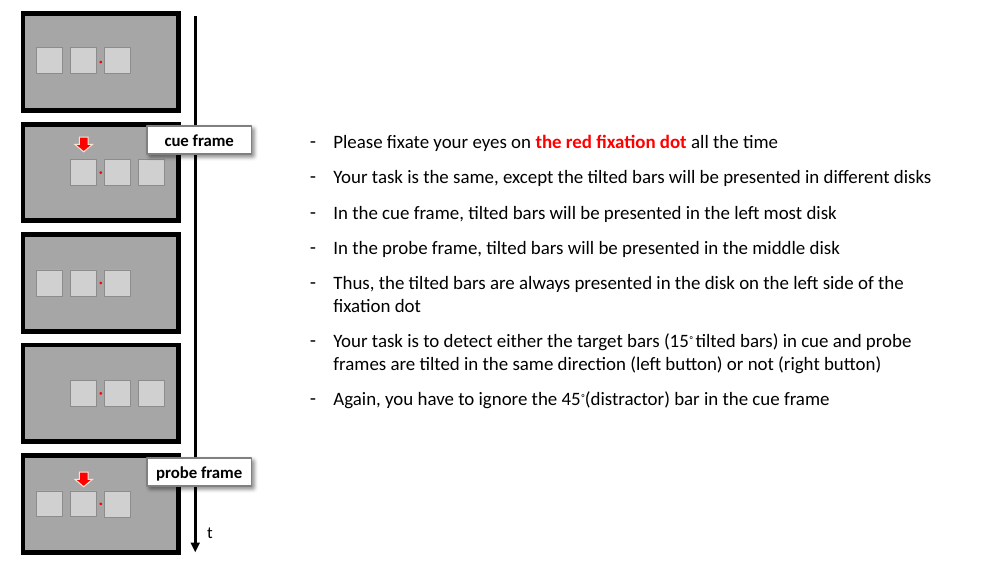
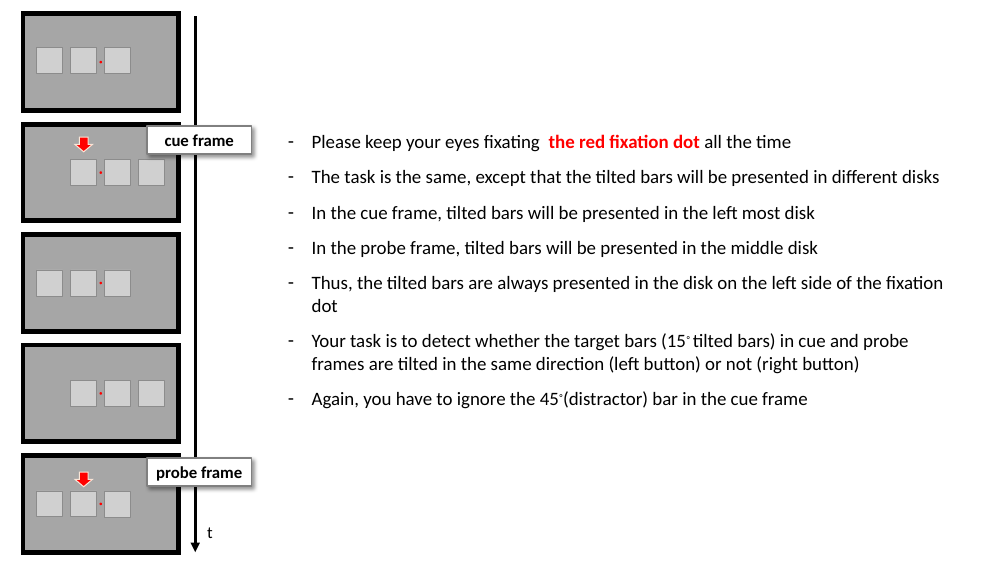
Before and after one commit to Ohyeon5/TPD_priority_map, a slide deck: slide 2 of Instructions/Instruction for observers_3disk_ret.pptx. Drawn at 1008x567 pixels with LibreOffice and Linux fonts; fonts in the diff are those of the drawing; grey boxes stand for pictures. Boxes give left, top, right and bottom in pixels: in the first picture for what was removed or moved away, otherwise in the second. Text is boxed around its words. In the diff, an @@ line names an element or a change of style, - is before the commit and + after.

```diff
--- a/Instructions/Instruction for observers_3disk_ret.pptx
+++ b/Instructions/Instruction for observers_3disk_ret.pptx
@@ text "Please keep your eyes fixating ...": place and size @@
-text "Please keep your eyes fixating ..." at [333, 134, 931, 409]
+text "Please keep your eyes fixating ..." at [312, 134, 943, 409]
@@ text at [312, 134, 939, 186]: text changed @@
-– Please fixate your eyes on the red fixation dot all the time
-– Your task is the same, except the tilted bars will be presented in different disks
+– Please keep your eyes fixating the red fixation dot all the time
+– The task is the same, except that the tilted bars will be presented in different disks
@@ text at [312, 333, 908, 374]: text changed @@
-– Your task is to detect either the target bars (15◦ tilted bars) in cue and probe frames are tilted in the same direction (left button) or not (right button)
+– Your task is to detect whether the target bars (15◦ tilted bars) in cue and probe frames are tilted in the same direction (left button) or not (right button)
```
Also in this commit, not shown: 1 other slide changed, 4 other files.
